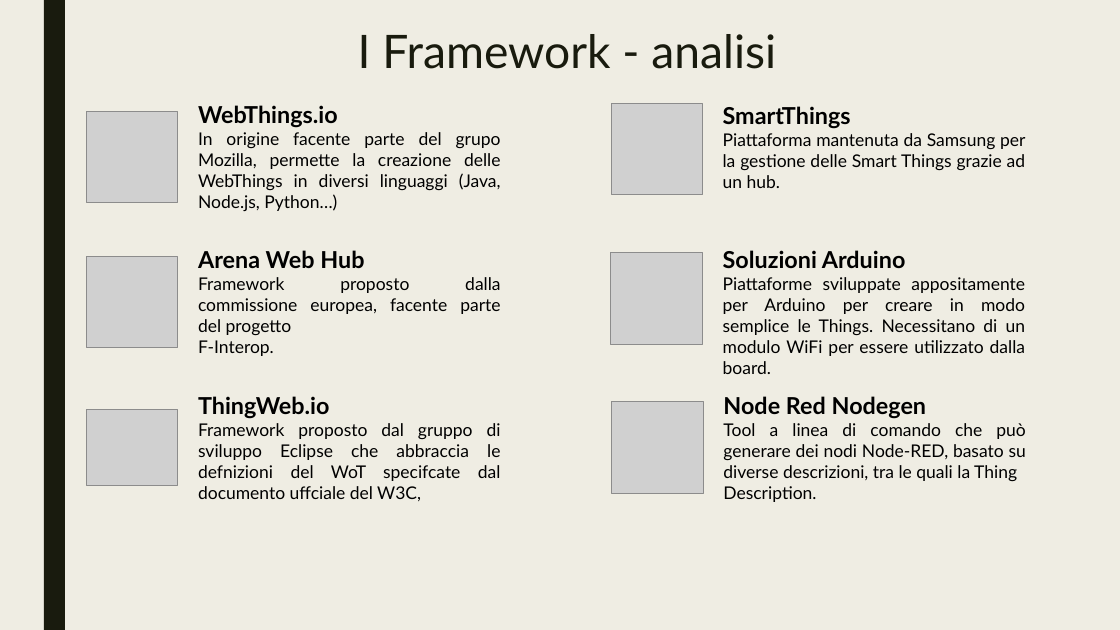
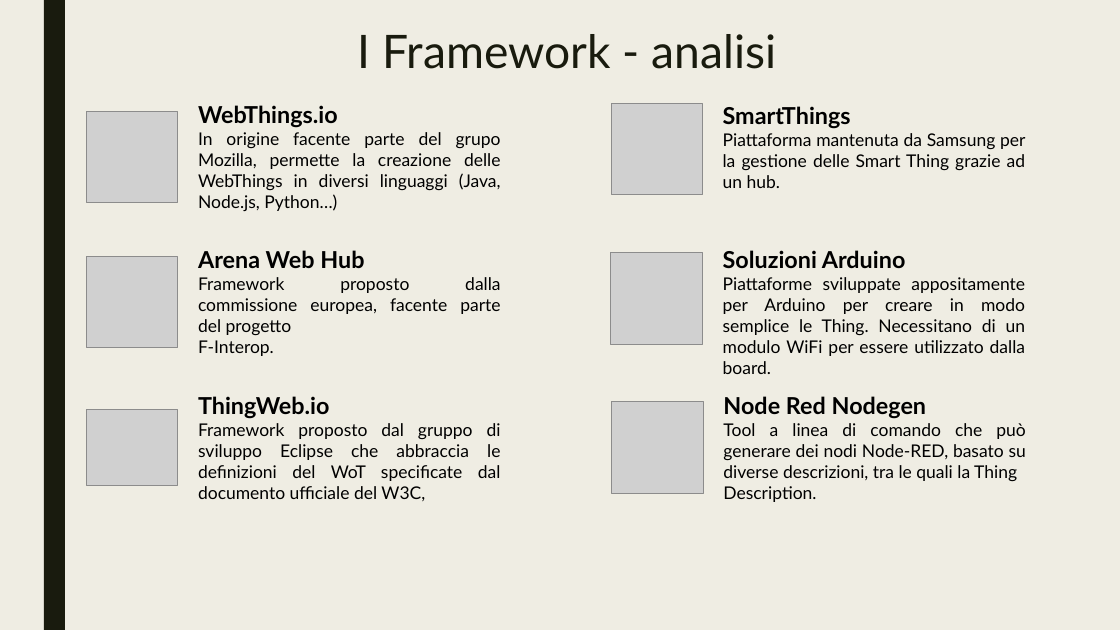
Before and after one commit to Martinocom/pervasive-semantic-exam, a slide deck: slide 18 of doc/Presentation.pptx. Drawn at 1120x630 pixels with LibreOffice and Linux fonts; fonts in the diff are those of the drawing; grey boxes stand for pictures. Boxes give left, top, right and bottom in pixels: in the first picture for what was removed or moved away, otherwise in the second. Text is boxed around its words. In the diff, an @@ line names an element or a change of style, - is before the commit and + after.

```diff
--- a/doc/Presentation.pptx
+++ b/doc/Presentation.pptx
@@ text at [723,133,1025,188]: text changed @@
-Piattaforma mantenuta da Samsung per la gestione delle Smart Things grazie ad un hub.
+Piattaforma mantenuta da Samsung per la gestione delle Smart Thing grazie ad un hub.
@@ text at [723,277,1026,374]: text changed @@
-Piattaforme sviluppate appositamente per Arduino per creare in modo semplice le Things. Necessitano di un modulo WiFi per essere utilizzato dalla board.
+Piattaforme sviluppate appositamente per Arduino per creare in modo semplice le Thing. Necessitano di un modulo WiFi per essere utilizzato dalla board.
@@ text at [198,423,501,501]: text changed @@
-Framework proposto dal gruppo di sviluppo Eclipse che abbraccia le defnizioni del WoT specifcate dal documento uffciale del W3C,
+Framework proposto dal gruppo di sviluppo Eclipse che abbraccia le definizioni del WoT specificate dal documento ufficiale del W3C,
```
Also in this commit, not shown: 14 other slides changed, 8 slides added.
